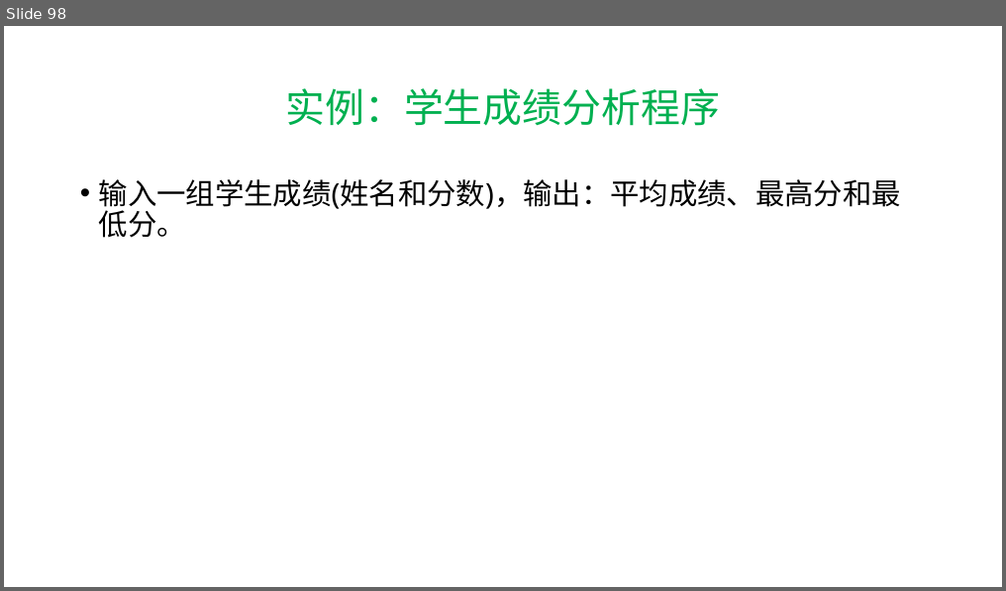
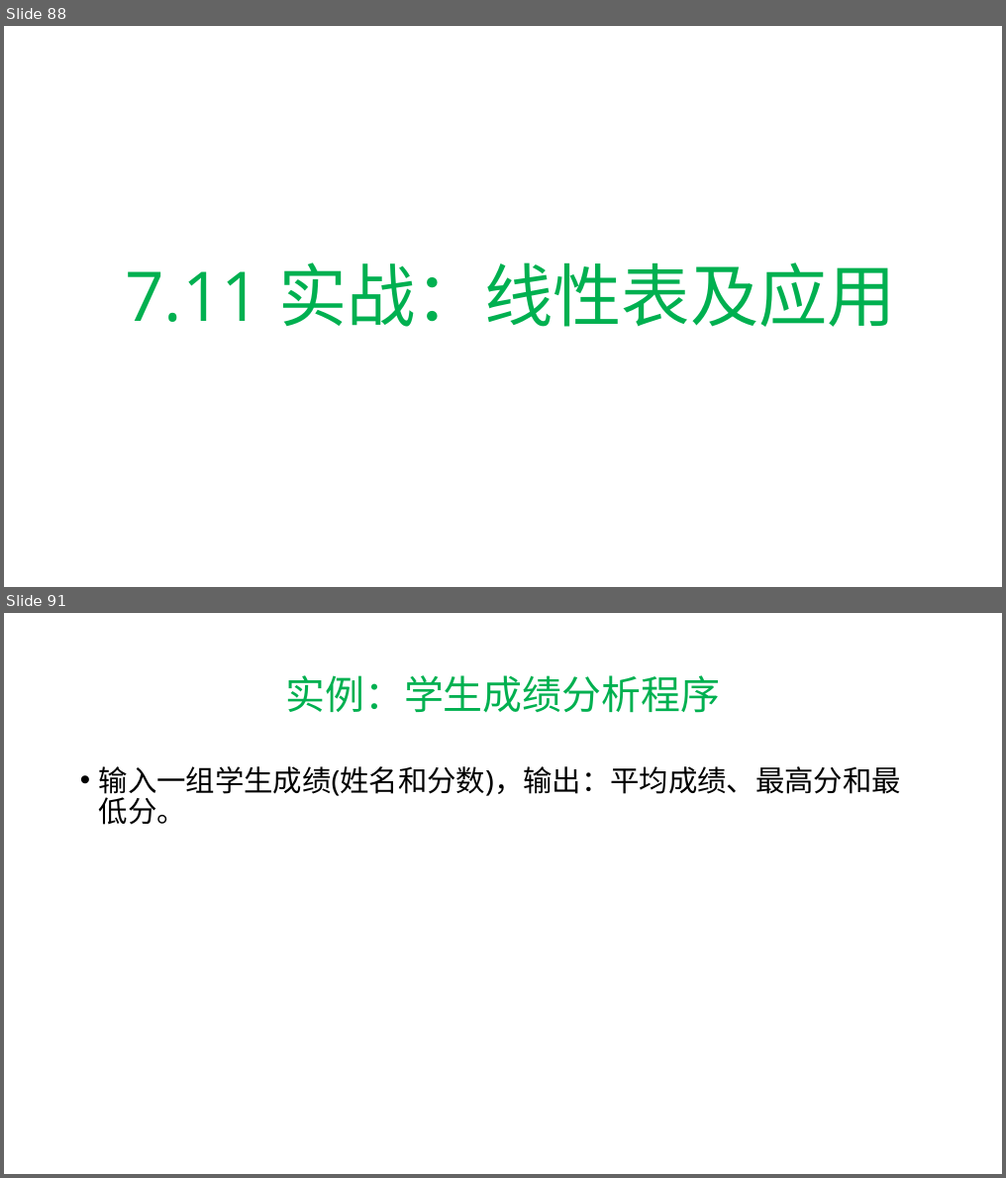
Before and after one commit to hwdong-net/cplusplus17, a slide deck: ppt/第7章 类和对象.pptx. Shown one above the other, each under a label of ours: slide 98 before the commit, slides 88 and 91 after it; the slides between them are not shown. The pictures are 1006x591 and 1006x1178 pixels, drawn with LibreOffice and Linux fonts; fonts in the diff are those of the drawing. Boxes give left, top, right and bottom in pixels: in the first picture for what was removed or moved away, otherwise in the second. Text is boxed around its words. In the diff, an @@ line names an element or a change of style, - is before the commit and + after.

```diff
--- a/ppt/第7章 类和对象.pptx
+++ b/ppt/第7章 类和对象.pptx
@@ slide 88 added at <box>4,26,1002,587</box>, background #FFFFFF @@
@@ title added at <box>125,263,896,327</box>, 66 pt, text #00B050 @@
+7.11 实战：线性表及应用
@@ what was slide 98 is now slide 91 @@
```
Also in this commit, not shown: 11 slides changed, 3 other slides added, 15 slides removed.
